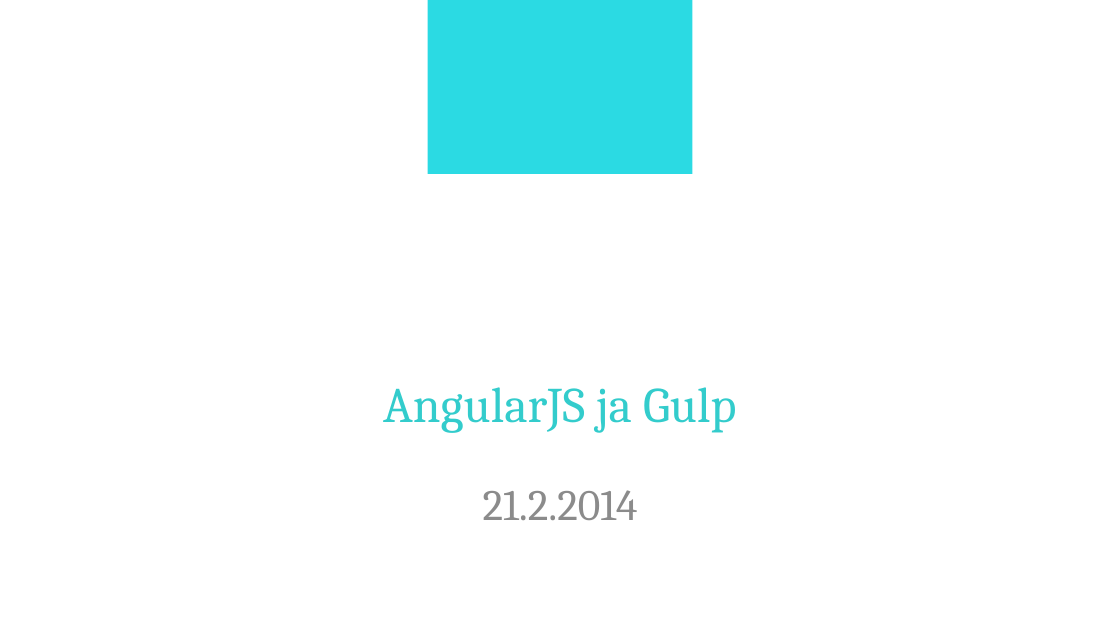
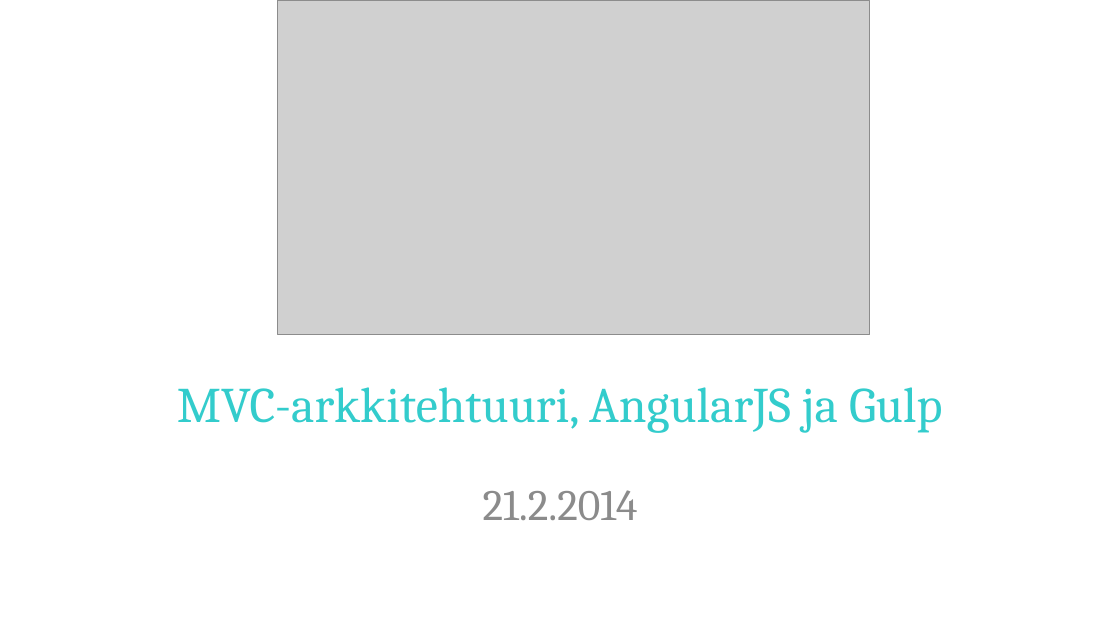
Before and after one commit to teropy/angularjs-esimerkki, a slide deck: slide 1 of docs/AngularJS ja Gulp - 20140221.pptx. Drawn at 1120x630 pixels with LibreOffice and Linux fonts; fonts in the diff are those of the drawing; grey boxes stand for pictures. Boxes give left, top, right and bottom in pixels: in the first picture for what was removed or moved away, otherwise in the second. Text is boxed around its words. In the diff, an @@ line names an element or a change of style, - is before the commit and + after.

```diff
--- a/docs/AngularJS ja Gulp - 20140221.pptx
+++ b/docs/AngularJS ja Gulp - 20140221.pptx
@@ picture added at [278, 0, 869, 335] @@
@@ title at [177, 387, 942, 433]: text changed @@
-AngularJS ja Gulp
+MVC-arkkitehtuuri, AngularJS ja Gulp
```
Also in this commit, not shown: 1 other file.
